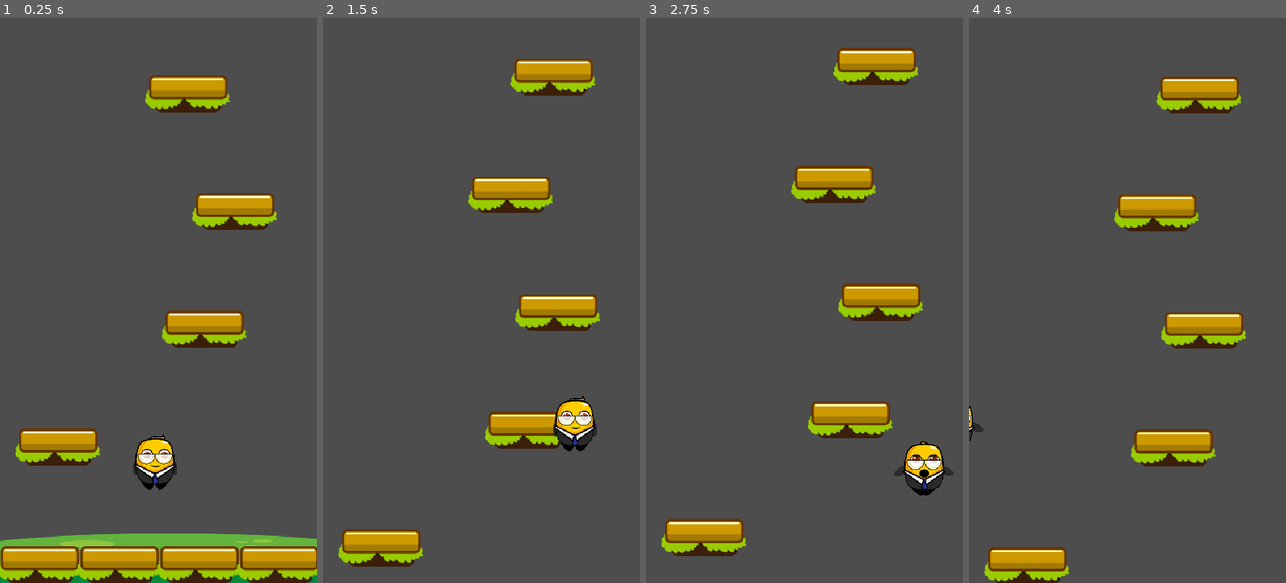
Above: before the commit, frames 1-4 (left to right).
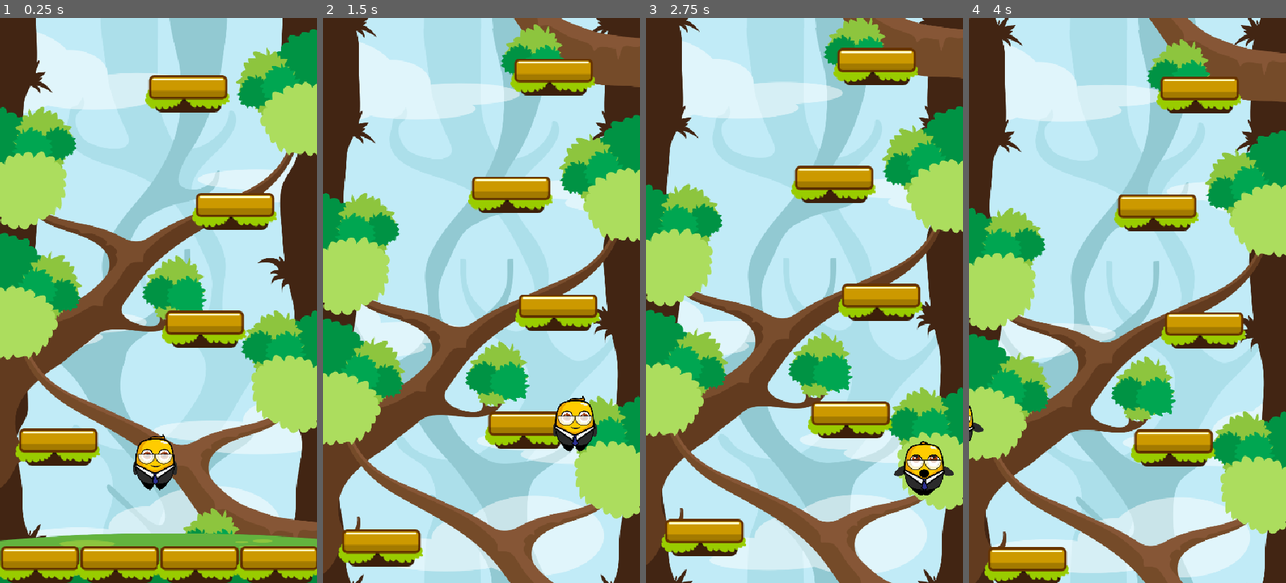
Above: after the commit, the same moments.

Repository: Pablo-gitub/jumper-jam
Game: Godot game, scene res://scenes/game.tscn
The game is run twice, just before and just after one commit, with the same random seed, the same clock (stepped at 60 frames per second) and the same inputs.
Inputs:
- Up to frame 1 (0.25 s): no input
- Up to frame 2 (1.5 s): hold D (move_right) 0.53-1.28 s; hold A (move_left) from 1.28 s (still down)
- Up to frame 3 (2.75 s): release A (move_left) at 2.03 s; hold D (move_right) from 2.03 s (still down)
- Up to frame 4 (4 s): release D (move_right) at 3.53 s; hold A (move_left) from 3.53 s (still down)

The runs differ from the first frame. In frame 1, 84% of the frame differs, in the area x 0-100%, y 0-93%; in frame 2, 91%; in frame 3, 91%; in frame 4, 92%, in the area x 0-100%, y 0-100%.

Commit message:
parallax layer

Diff:
--- a/scenes/game.tscn
+++ b/scenes/game.tscn
@@ -1,8 +1,11 @@
-[gd_scene load_steps=4 format=3 uid="uid://ddifcfispf808"]
+[gd_scene load_steps=7 format=3 uid="uid://ddifcfispf808"]
 
 [ext_resource type="Script" uid="uid://7dq2pjfpecxc" path="res://scripts/game.gd" id="1_uwrxv"]
 [ext_resource type="PackedScene" uid="uid://jrbnf2ilace2" path="res://scenes/level_generator.tscn" id="3_lbhrr"]
 [ext_resource type="Texture2D" uid="uid://buiobdcu6rbt8" path="res://assets/textures/bg/Ground.png" id="3_lnu2h"]
+[ext_resource type="Texture2D" uid="uid://nke1j2vumadv" path="res://assets/textures/bg/Layer1.png" id="4_p57ef"]
+[ext_resource type="Texture2D" uid="uid://csi10jq2aowf8" path="res://assets/textures/bg/Layer2.png" id="5_u5sy4"]
+[ext_resource type="Texture2D" uid="uid://b5sw24g2ufiw" path="res://assets/textures/bg/Layer3.png" id="6_gee14"]
 
 [node name="Game" type="Node2D"]
 script = ExtResource("1_uwrxv")
@@ -15,3 +18,32 @@
 scale = Vector2(1, 0.7)
 texture = ExtResource("3_lnu2h")
 offset = Vector2(0, -61)
+
+[node name="ParallaxBackground" type="ParallaxBackground" parent="."]
+
+[node name="ParallaxLayer" type="ParallaxLayer" parent="ParallaxBackground"]
+motion_scale = Vector2(0.1, 0.1)
+motion_mirroring = Vector2(0, 1935.9)
+
+[node name="Sprite2D" type="Sprite2D" parent="ParallaxBackground/ParallaxLayer"]
+scale = Vector2(0.675, 0.675)
+texture = ExtResource("4_p57ef")
+centered = false
+
+[node name="ParallaxLayer3" type="ParallaxLayer" parent="ParallaxBackground"]
+motion_scale = Vector2(0.5, 0.5)
+motion_mirroring = Vector2(0, 1935.9)
+
+[node name="Sprite2D" type="Sprite2D" parent="ParallaxBackground/ParallaxLayer3"]
+scale = Vector2(0.675, 0.675)
+texture = ExtResource("5_u5sy4")
+centered = false
+
+[node name="ParallaxLayer2" type="ParallaxLayer" parent="ParallaxBackground"]
+motion_scale = Vector2(0.85, 0.85)
+motion_mirroring = Vector2(0, 1935.9)
+
+[node name="Sprite2D" type="Sprite2D" parent="ParallaxBackground/ParallaxLayer2"]
+scale = Vector2(0.675, 0.675)
+texture = ExtResource("6_gee14")
+centered = false
--- a/scripts/game.gd
+++ b/scripts/game.gd
@@ -2,6 +2,9 @@
 
 @onready var level_generator = $LevelGenerator
 @onready var ground_sprite = $GroundSprite
+@onready var parallax1 = $ParallaxBackground/ParallaxLayer
+@onready var parallax2 = $ParallaxBackground/ParallaxLayer2
+@onready var parallax3 = $ParallaxBackground/ParallaxLayer3
 
 var player_scene = preload("res://scenes/player.tscn")
 var player: Player = null
@@ -9,16 +12,36 @@
 
 var camera_scene = preload("res://scenes/game_camera.tscn")
 var camera = null
+var viewport_size : Vector2
 
 
 func _ready() -> void:
-	var viewport_size = get_viewport_rect().size
+	viewport_size = get_viewport_rect().size
 	var player_spam_pos_y_offset = 35
 	player_spam_pos.x = 0
 	player_spam_pos.y = 0 + player_spam_pos_y_offset
 	ground_sprite.global_position.x = viewport_size.x/2
 	ground_sprite.global_position.y = viewport_size.y
+	setup_parallax_layer(parallax1)
+	setup_parallax_layer(parallax2)
+	setup_parallax_layer(parallax3)
 	new_game()
+
+func get_parallax_sprite_scale(parallax_sprite: Sprite2D):
+	var parallax_texture = parallax_sprite.get_texture()
+	var parallax_texture_width = parallax_texture.get_width()
+	var scale = viewport_size.x / parallax_texture_width
+	var result = Vector2(scale, scale)
+	return result
+
+func setup_parallax_layer(parallax_layer: ParallaxLayer):
+	var parallax_sprite = parallax_layer.find_child("Sprite2D")
+	if parallax_sprite:
+		parallax_sprite.scale = get_parallax_sprite_scale(parallax_sprite)
+		var my = parallax_sprite.scale.y * parallax_sprite.get_texture().get_height()
+		parallax_layer.motion_mirroring.y = my
+		print(parallax_sprite.scale)
+		print(parallax_layer.motion_mirroring.y)
 
 func _process(_delta: float) -> void:
 	if Input.is_action_just_pressed("quit"):
